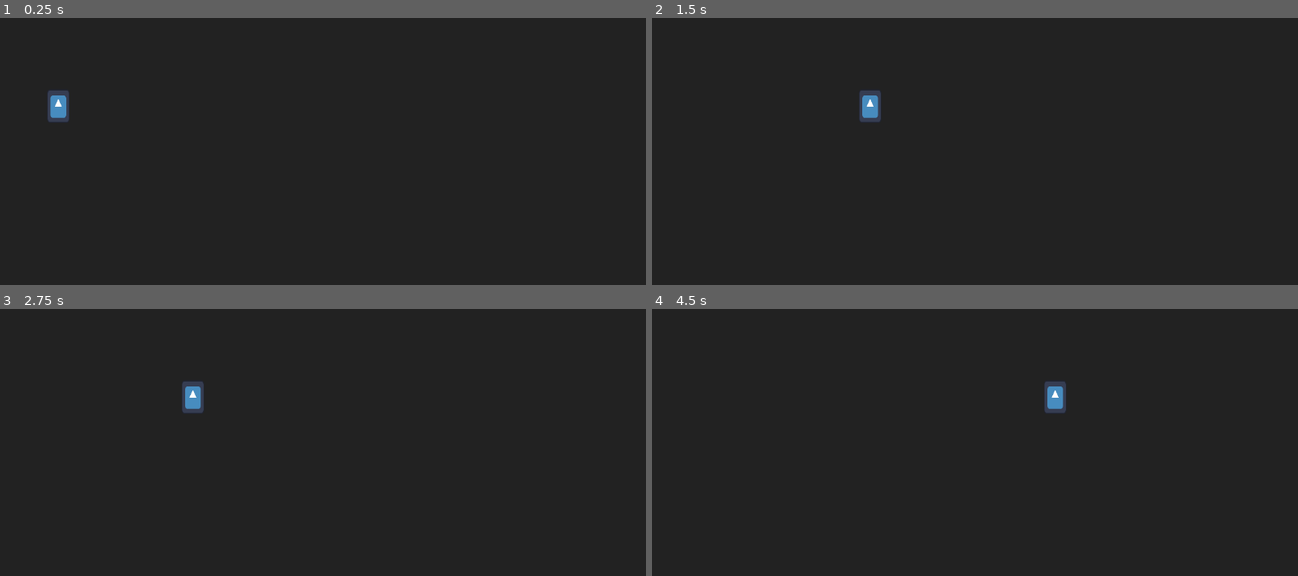
Above: before the commit, frames 1-4 (two rows, left to right).
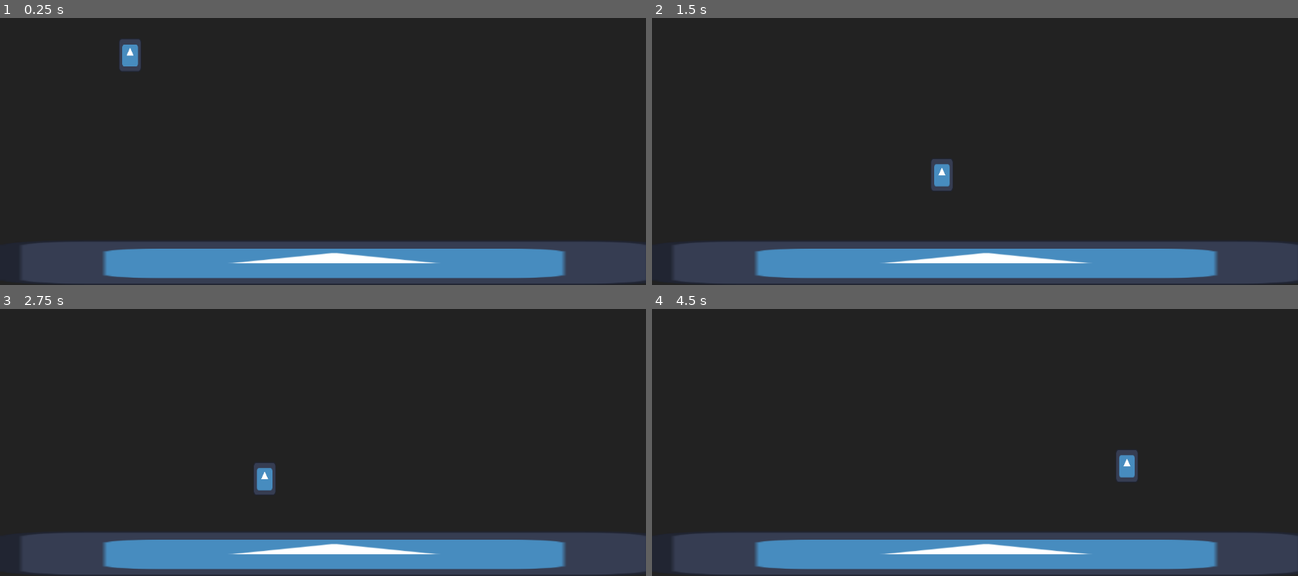
Above: after the commit, the same moments.

Repository: B1270905/Kobe-Game
Game: Godot game, scene res://Levels/Level_1.tscn
The game is run twice, just before and just after one commit, with the same random seed, the same clock (stepped at 60 frames per second) and the same inputs. This scene is started directly instead of the project's main scene. The engine's default icon, where the game draws it, is replaced by a stand-in: a white triangle on a blue panel in a dark square.
Inputs:
- Up to frame 1 (0.25 s): no input
- Up to frame 2 (1.5 s): tap Enter (ui_accept) at 0.5, 0.6, 0.77, 1.07, 1.35 s; hold D (Player_Right) from 0.53 s (still down)
- Up to frame 3 (2.75 s): tap Enter (ui_accept) at 1.52, 1.82, 2.1 s; release D (Player_Right) at 2.03 s; hold A (Player_Left) from 2.03 s (still down)
- Up to frame 4 (4.5 s): release A (Player_Left) at 2.78 s; hold D (Player_Right) 2.78-4.28 s; tap Enter (ui_accept) at 2.85, 3.02, 3.32, 3.6, 3.77, 4.07, 4.35 s; hold A (Player_Left) from 4.28 s (still down)

The runs differ from the first frame. In frame 1, 16% of the frame differs, in the area x 3-100%, y 7-100%; in frame 2, 16%; in frame 3, 16%, in the area x 3-100%, y 27-100%; in frame 4, 16%.

Commit message:
I added title screen and changed player to character 2d and level 1 to static body so it has pre built physics

Diff:
--- a/meatball-z/Levels/Level_1.tscn
+++ b/meatball-z/Levels/Level_1.tscn
@@ -1,8 +1,28 @@
 [gd_scene format=3 uid="uid://cvpa8yx7bj3tf"]
 
-[ext_resource type="PackedScene" uid="uid://ddihilxf5ahwb" path="res://Prefabs/Player.tscn" id="1_ka50d"]
+[ext_resource type="Texture2D" uid="uid://p6fy00uyu8u5" path="res://icon.svg" id="1_ka50d"]
+[ext_resource type="PackedScene" uid="uid://ddihilxf5ahwb" path="res://Prefabs/Player.tscn" id="2_8a5oj"]
 
-[node name="Node2D" type="Node2D" unique_id=244024132]
+[sub_resource type="RectangleShape2D" id="RectangleShape2D_8a5oj"]
+size = Vector2(1152, 80)
 
-[node name="Player" parent="." unique_id=1315460353 instance=ExtResource("1_ka50d")]
-position = Vector2(104, 328)
+[sub_resource type="RectangleShape2D" id="RectangleShape2D_nl7va"]
+size = Vector2(26, 650)
+
+[node name="StaticBody2D" type="StaticBody2D" unique_id=672230960]
+
+[node name="CollisionShape2D" type="CollisionShape2D" parent="." unique_id=301291281]
+position = Vector2(576, 608)
+shape = SubResource("RectangleShape2D_8a5oj")
+
+[node name="Icon" type="Sprite2D" parent="." unique_id=1445548926]
+position = Vector2(596, 608)
+scale = Vector2(9.3125, 0.625)
+texture = ExtResource("1_ka50d")
+
+[node name="CharacterBody2D" parent="." unique_id=2029801533 instance=ExtResource("2_8a5oj")]
+position = Vector2(232, 208)
+
+[node name="CollisionShape2D2" type="CollisionShape2D" parent="." unique_id=1359223487]
+position = Vector2(3, 315)
+shape = SubResource("RectangleShape2D_nl7va")
--- a/meatball-z/Levels/Title_Screen.tscn
+++ b/meatball-z/Levels/Title_Screen.tscn
@@ -1,9 +1,50 @@
 [gd_scene format=3 uid="uid://brhaot1rxbmk4"]
 
-[node name="Control" type="Control" unique_id=151539742]
+[ext_resource type="Script" uid="uid://b1nc13x37mp42" path="res://Levels/Title_screen.gd" id="1_44lj5"]
+[ext_resource type="Texture2D" uid="uid://8u7mhamxqlip" path="res://Levels/images.webp" id="2_m1h33"]
+
+[node name="Title_Screen" type="Control" unique_id=151539742]
 layout_mode = 3
 anchors_preset = 15
 anchor_right = 1.0
 anchor_bottom = 1.0
 grow_horizontal = 2
 grow_vertical = 2
+script = ExtResource("1_44lj5")
+
+[node name="TextureRect" type="TextureRect" parent="." unique_id=1466781685]
+layout_mode = 1
+anchors_preset = -1
+anchor_right = 1.0070001
+anchor_bottom = 1.0120001
+offset_right = -8.064087
+offset_bottom = -7.776062
+texture = ExtResource("2_m1h33")
+
+[node name="VBoxContainer" type="VBoxContainer" parent="TextureRect" unique_id=2127202272]
+layout_mode = 1
+anchors_preset = -1
+anchor_left = 0.347
+anchor_top = 0.49400002
+anchor_right = 0.66
+anchor_bottom = 0.76500005
+offset_left = 48.25598
+offset_top = -32.112
+offset_right = -56.320007
+offset_bottom = -117.72003
+
+[node name="Button" type="Button" parent="TextureRect/VBoxContainer" unique_id=967250144]
+layout_mode = 2
+text = "Story Mode"
+
+[node name="Button2" type="Button" parent="TextureRect/VBoxContainer" unique_id=1057450550]
+layout_mode = 2
+text = "Shooter"
+
+[node name="Button3" type="Button" parent="TextureRect/VBoxContainer" unique_id=552724246]
+layout_mode = 2
+text = "Quit"
+
+[connection signal="pressed" from="TextureRect/VBoxContainer/Button" to="." method="_on_button_pressed"]
+[connection signal="pressed" from="TextureRect/VBoxContainer/Button2" to="." method="_on_button_2_pressed"]
+[connection signal="pressed" from="TextureRect/VBoxContainer/Button3" to="." method="_on_button_3_pressed"]
--- /dev/null
+++ b/meatball-z/Levels/Title_screen.gd
@@ -0,0 +1,23 @@
+extends Control
+
+
+# Called when the node enters the scene tree for the first time.
+func _ready() -> void:
+	pass # Replace with function body.
+
+
+# Called every frame. 'delta' is the elapsed time since the previous frame.
+func _process(delta: float) -> void:
+	pass
+
+
+func _on_button_pressed() -> void:
+	get_tree().change_scene_to_file("res://Levels/Level_1.tscn")
+
+
+func _on_button_2_pressed() -> void:
+	pass # Replace with function body.
+
+
+func _on_button_3_pressed() -> void:
+	get_tree().quit()
--- a/meatball-z/Prefabs/Player.tscn
+++ b/meatball-z/Prefabs/Player.tscn
@@ -1,12 +1,12 @@
 [gd_scene format=3 uid="uid://ddihilxf5ahwb"]
 
 [ext_resource type="Texture2D" uid="uid://p6fy00uyu8u5" path="res://icon.svg" id="1_um8lo"]
-[ext_resource type="Script" uid="uid://blwgakvh0i1qr" path="res://Scripts/player.gd" id="1_x3d5u"]
+[ext_resource type="Script" uid="uid://be7wvsn11krul" path="res://Scripts/player.gd" id="1_x3d5u"]
 
 [sub_resource type="RectangleShape2D" id="RectangleShape2D_x3d5u"]
 size = Vector2(48, 64)
 
-[node name="Player" type="Area2D" unique_id=1315460353]
+[node name="CharacterBody2D" type="CharacterBody2D" unique_id=2029801533]
 script = ExtResource("1_x3d5u")
 
 [node name="Sprite2D" type="Sprite2D" parent="." unique_id=1422321740]
--- a/meatball-z/Scripts/player.gd
+++ b/meatball-z/Scripts/player.gd
@@ -1,14 +1,25 @@
-extends Area2D
+extends CharacterBody2D
 
 
-# Called when the node enters the scene tree for the first time.
-func _ready() -> void:
-	pass # Replace with function body.
+const SPEED = 300.0
+const JUMP_VELOCITY = -400.0
 
 
-# Called every frame. 'delta' is the elapsed time since the previous frame.
-func _process(delta: float) -> void:
-	if Input.is_action_pressed("Player_Right"):
-		position.x += 5
-	if Input.is_action_pressed("Player_Left"):
-		position.x -= 5
+func _physics_process(delta: float) -> void:
+	# Add the gravity.
+	if not is_on_floor():
+		velocity += get_gravity() * delta
+
+	# Handle jump.
+	if Input.is_action_just_pressed("ui_accept") and is_on_floor():
+		velocity.y = JUMP_VELOCITY
+
+	# Get the input direction and handle the movement/deceleration.
+	# As good practice, you should replace UI actions with custom gameplay actions.
+	var direction := Input.get_axis("Player_Left", "Player_Right")
+	if direction:
+		velocity.x = direction * SPEED
+	else:
+		velocity.x = move_toward(velocity.x, 0, SPEED)
+
+	move_and_slide()
--- a/meatball-z/project.godot
+++ b/meatball-z/project.godot
@@ -11,7 +11,7 @@
 [application]
 
 config/name="Meatball Z"
-run/main_scene="uid://c4qtdqetmjctk"
+run/main_scene="uid://brhaot1rxbmk4"
 config/features=PackedStringArray("4.6", "Forward Plus")
 config/icon="res://icon.svg"
 
Not shown, added: meatball-z/Levels/Title_screen.gd.uid
Binary file added: meatball-z/Levels/images.webp
Not shown, added: meatball-z/Levels/images.webp.import
Not shown, changed: meatball-z/Scripts/player.gd.uid
